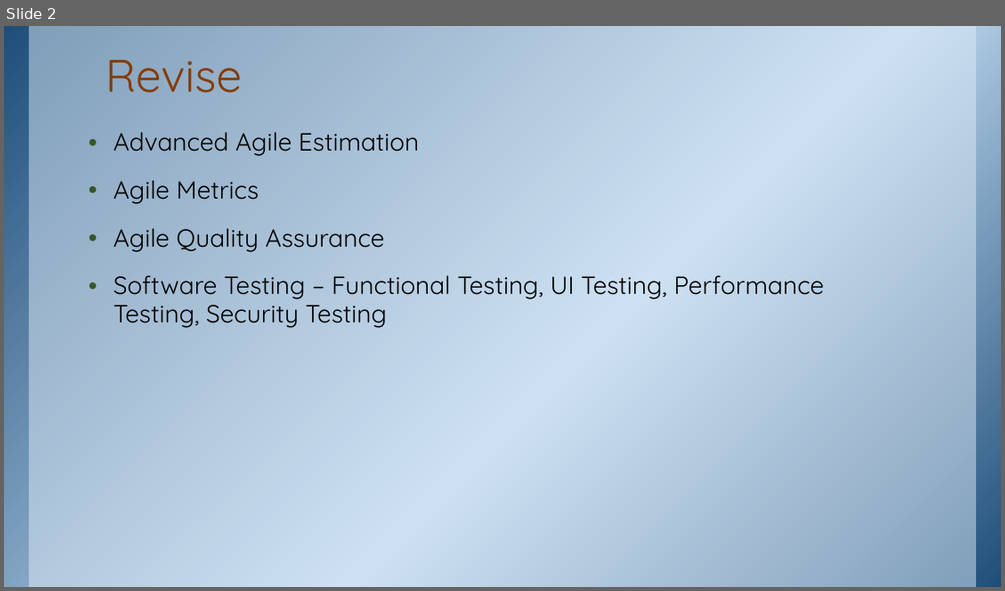
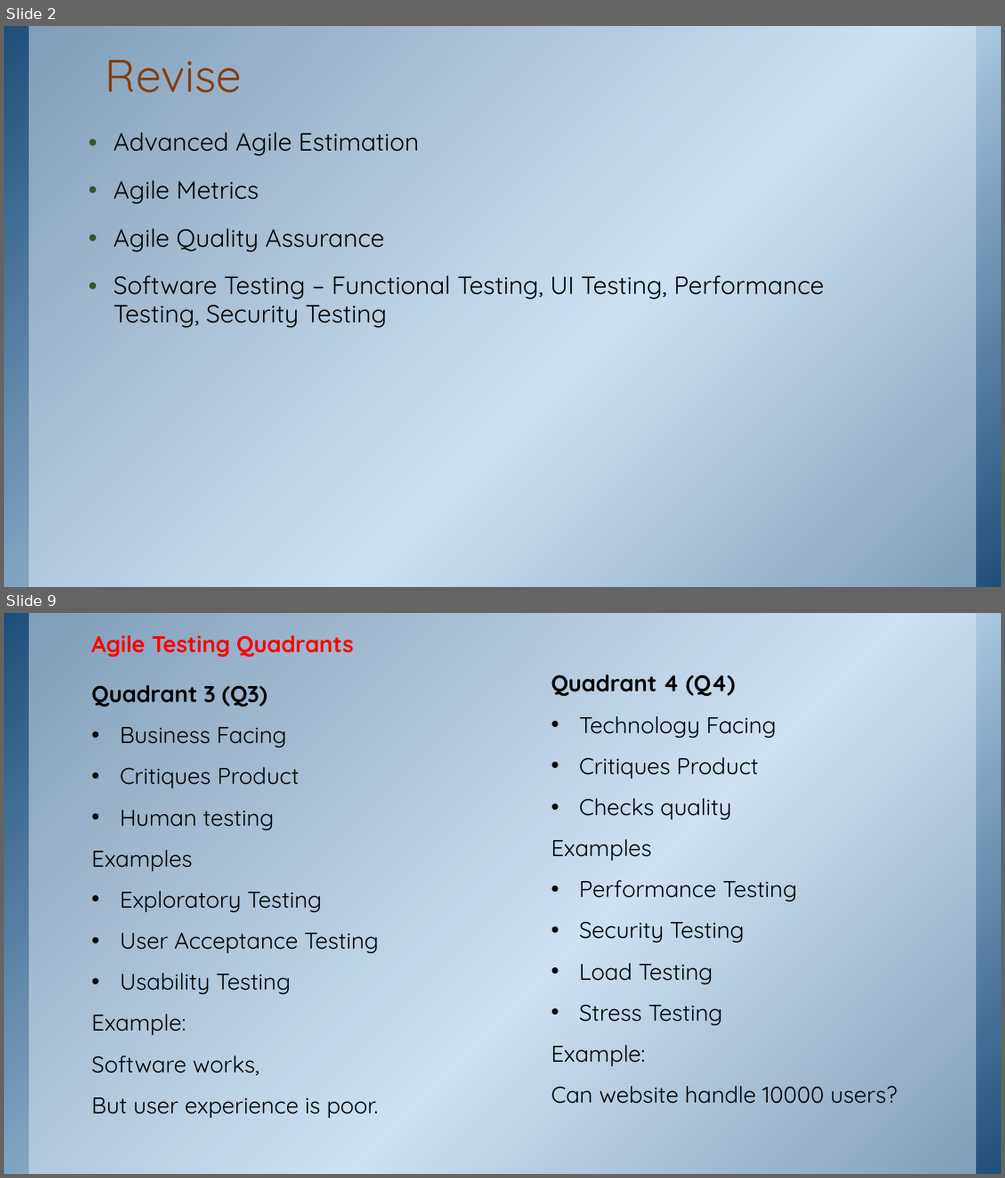
Before and after one commit to ketkiinamdar/IGCOE, a slide deck: TE - Lecture-8-4Aug2026.pptx. Shown one above the other, each under a label of ours: slide 2 before the commit, slides 2 and 9 after it; the slides between them are not shown. The pictures are 1005x591 and 1005x1178 pixels, drawn with LibreOffice and Linux fonts; fonts in the diff are those of the drawing; background and template pictures are left out. Boxes give left, top, right and bottom in pixels: in the first picture for what was removed or moved away, otherwise in the second. Text is boxed around its words. In the diff, an @@ line names an element or a change of style, - is before the commit and + after.

```diff
--- a/TE - Lecture-8-4Aug2026.pptx
+++ b/TE - Lecture-8-4Aug2026.pptx
@@ slide 9 added at bbox=[4, 613, 1001, 1174], background picture (left out); not listed: 2 template elements that a slide beside it also shows @@
@@ text added at bbox=[91, 635, 354, 657], 22 pt, text #FF0000, bold @@
+Agile Testing Quadrants
@@ text added at bbox=[91, 685, 379, 1118], 22 pt, text #000000 @@
+Quadrant 3 (Q3)
+• Business Facing
+• Critiques Product
+• Human testing
+Examples
+• Exploratory Testing
+• User Acceptance Testing
+• Usability Testing
+Example:
+Software works,
+But user experience is poor.
@@ text added at bbox=[551, 674, 897, 1103], 22 pt, text #000000 @@
+Quadrant 4 (Q4)
+• Technology Facing
+• Critiques Product
+• Checks quality
+Examples
+• Performance Testing
+• Security Testing
+• Load Testing
+• Stress Testing
+Example:
+Can website handle 10000 users?
```
Also in this commit, not shown: 1 slide changed, 16 other slides added, 1 slide removed, 1 other file.
